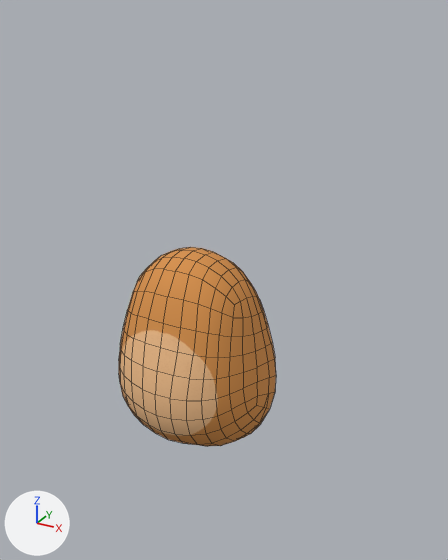
The FBX model Assets/_Game/CocoPlay/Role/Resources/role/body/common/models/body_001.FBX, before and after one commit.
One viewpoint serves both versions: a camera (50 mm lens) standing at (0.00269, -0.0044, 0.0047) and looking at (0.00019, 0.00014, 0.00243). Every picture has the same lights, and +X, +Y and +Z are marked at lower left. Mesh edges are drawn as thin lines. Where no turn or scale is listed for an object, it has been applied to the vertices.

Objects in the first picture: 'body_001'.
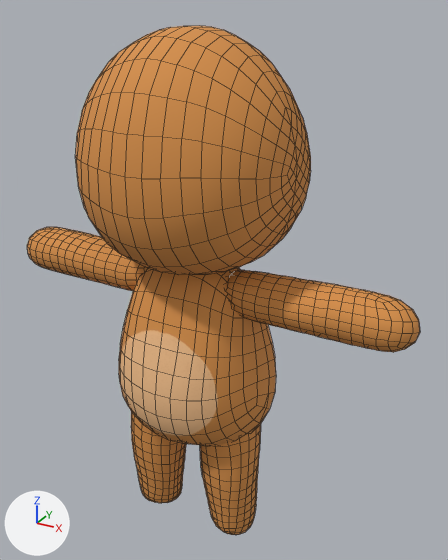
Where the change shows, as pixel boxes [x1, y1, x2, y2] in the pictures (448 x 560 px):
'body_001', reshaped (149% wider, 155% taller)
    before: [119, 247, 276, 446]
    after: [27, 26, 420, 535]
part 1 of me_mesh, added (orange)
    after: [75, 26, 311, 275]
part 2 of me_mesh, added (brown)
    after: [200, 424, 261, 535]
part 3 of me_mesh, added (brown)
    after: [131, 411, 186, 503]
part 4 of me_mesh, added (orange)
    after: [27, 227, 147, 291]
part 5 of me_mesh, added (orange)
    after: [226, 270, 420, 352]

What changed in the scene script:
```text
Change me_mesh:
    used by ob_body_001; location = (0.0, 0.0, 0.0)
    remove me_mesh.from_pydata(...)  # 326 vertices, 328 faces; spans x -0.00077..0.00077, y -0.00074..0.00054, z 0.00086..0.00274
    add me_mesh.from_pydata(...)  # 2170 vertices, 2186 faces; spans x -0.00199..0.00199, y -0.00096..0.0008, z -0.00017..0.00457
    me_mesh part 1: a new loose piece of 472 vertices spanning x -0.00095..0.00095, y -0.00096..0.0008, z 0.00261..0.00457
    me_mesh part 2: a new loose piece of 354 vertices spanning x 0.00013..0.00069, y -0.00041..0.00021, z -0.00017..0.00132
    me_mesh part 3: a new loose piece of 354 vertices spanning x -0.00069..-0.00013, y -0.00041..0.00021, z -0.00017..0.00132
    me_mesh part 4: a new loose piece of 332 vertices spanning x -0.00199..-0.0003, y -0.00028..0.00017, z 0.00222..0.00267
    me_mesh part 5: a new loose piece of 332 vertices spanning x 0.0003..0.00199, y -0.00028..0.00017, z 0.00222..0.00267
```
